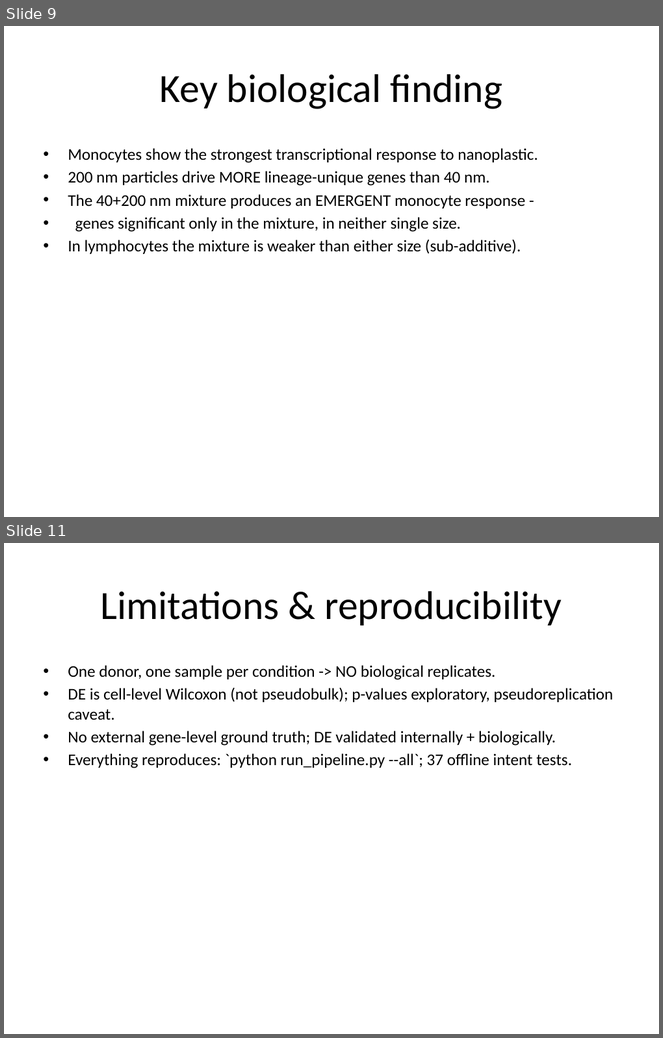
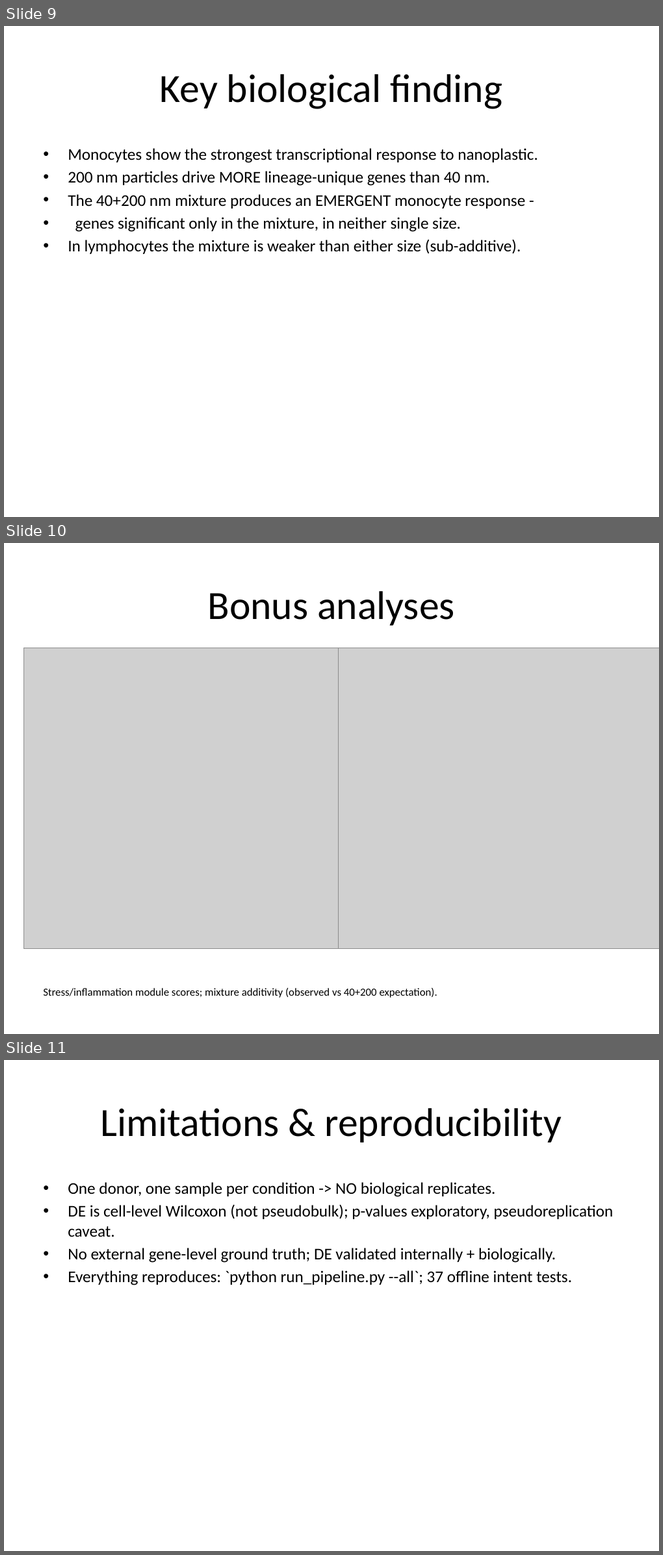
Before and after one commit to MegatronJeremy/ANOA-ANO, a slide deck: results/slides/GI_nanoplastic.pptx. Shown one above the other, each under a label of ours: slides 9 and 11 before the commit, slides 9, 10 and 11 after it; the slides between them are not shown. The pictures are 663x1038 and 663x1555 pixels, drawn with LibreOffice and Linux fonts; fonts in the diff are those of the drawing; grey boxes stand for pictures. Boxes give left, top, right and bottom in pixels: in the first picture for what was removed or moved away, otherwise in the second. Text is boxed around its words. In the diff, an @@ line names an element or a change of style, - is before the commit and + after.

```diff
--- a/results/slides/GI_nanoplastic.pptx
+++ b/results/slides/GI_nanoplastic.pptx
@@ slide 10 added at [4, 543, 659, 1034], background #FFFFFF @@
@@ title added at [208, 591, 455, 626], 44 pt, text #000000 @@
+Bonus analyses
@@ picture added at [24, 648, 551, 949] @@
@@ picture added at [338, 648, 659, 949] @@
@@ text added at [43, 988, 438, 998], 12 pt, text #000000 @@
+Stress/inflammation module scores; mixture additivity (observed vs 40+200 expectation).
```
Also in this commit, not shown: 1 slide changed, 1 slide removed.
